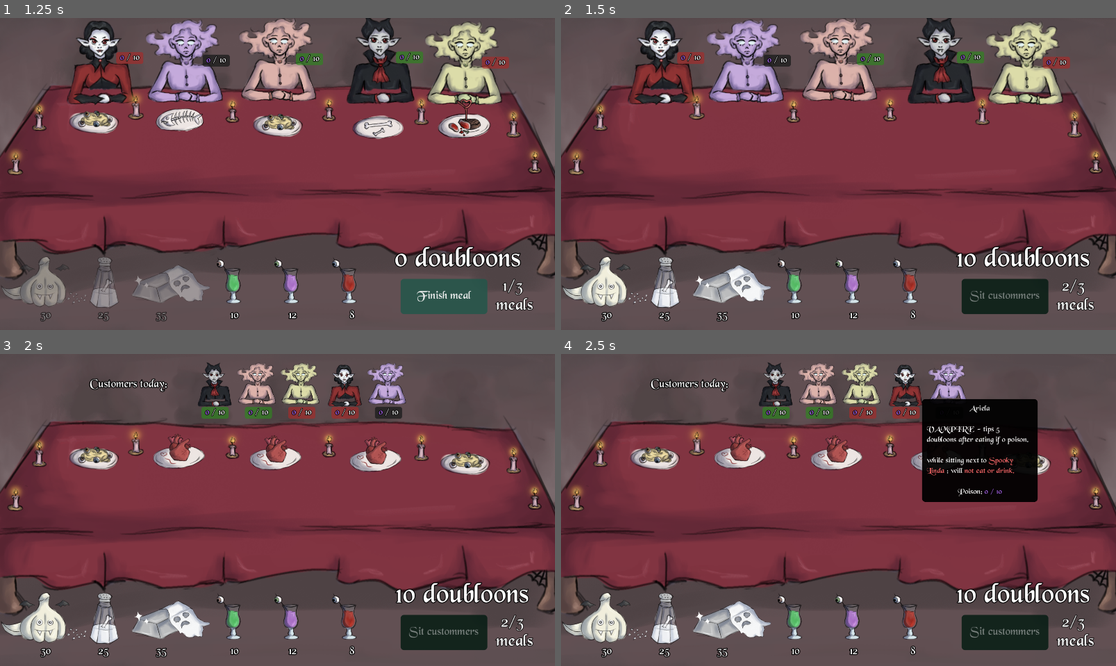
Above: before the commit, frames 1-4 (two rows, left to right).
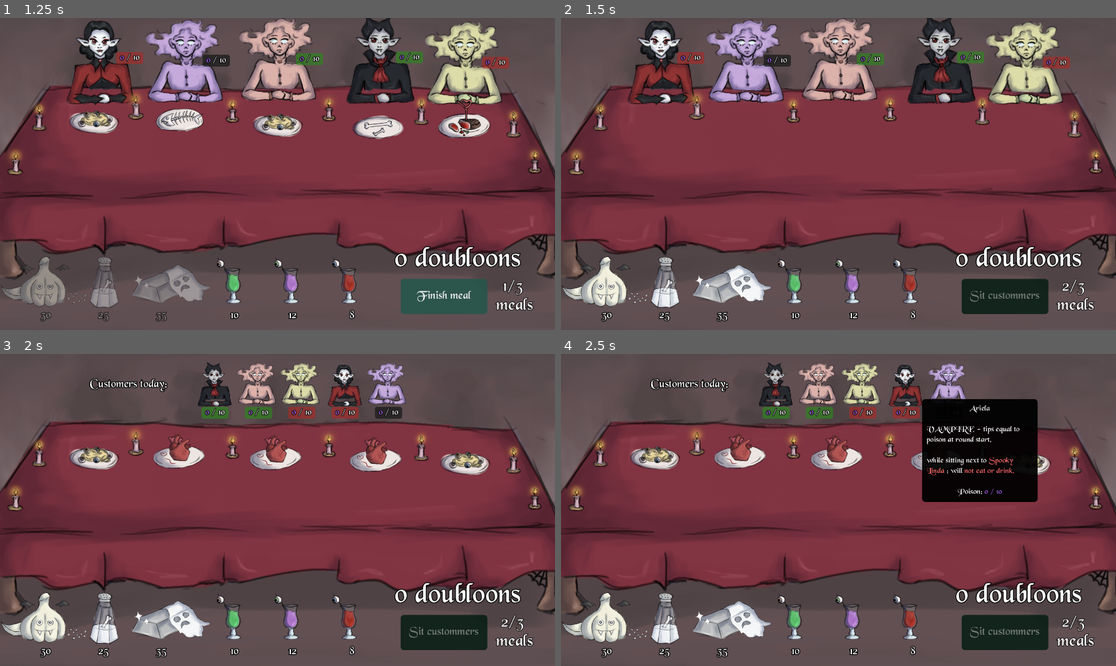
Above: after the commit, the same moments.

Repository: Henrique-Baumegger/godot-fims_food
Game: Godot game, scene res://scripts_and_scenes/main/main.tscn
Two runs of this game, one before a commit and one after it. Both use one fixed random seed, a clock stepped at 60 frames per second and the inputs below.
Inputs (mouse positions are in pixels of both pictures, inside the frame that each line leads up to):
- Up to frame 1 (1.25 s): click "Sit custommers" at 0.5 s
- Up to frame 2 (1.5 s): click "Finish meal" at 1.25 s
- Up to frame 3 (2 s): no input
- Up to frame 4 (2.5 s): move the mouse to (905, 382) at 2.02 s; click (905, 382) at 2.1 s

Frame 1 is identical in both runs. In frame 2, 0.9% of the frame differs, in the area x 71-96%, y 73-80%; in frame 3, 0.9%; in frame 4, 1.2%, in the area x 65-96%, y 23-80%.

Commit message:
3 classes abilities adjusted

Diff:
--- a/scripts_and_scenes/customer/customer.gd
+++ b/scripts_and_scenes/customer/customer.gd
@@ -19,9 +19,9 @@
 # enum are const
 enum Creatures {NONE, VAMPIRE, SKELETON, GHOST}
 const creature_type_description_BBCode : Dictionary[Creatures, String] ={
-	Creatures.GHOST : "[b]GHOST[/b] - tips 10 doubloons on round end if dead.",
-	Creatures.SKELETON : "[b]SKELETON[/b] — doubles its poison after eating.",
-	Creatures.VAMPIRE : "[b]VAMPIRE[/b] - tips 5 doubloons after eating if 0 poison."
+	Creatures.GHOST : "[b]GHOST[/b] - tips 15 doubloons on round end if dead.",
+	Creatures.SKELETON : "[b]SKELETON[/b] — doubles its poison after eating; tips 20 upon death",
+	Creatures.VAMPIRE : "[b]VAMPIRE[/b] - tips equal to poison at round start."
 	}
 
 const MAX_POISON_NOT_SET : int = -1
@@ -76,6 +76,8 @@
 
 @abstract func end_of_day_ability() ->void
 
+@abstract func upon_death_ability() -> void
+
 # CRT+C , CRT+V , uncomment
 #func start_of_round_ability() ->void:
 	#pass
@@ -94,6 +96,10 @@
 #
 #
 #func end_of_day_ability() ->void:
+	#pass
+#
+#
+#func upon_death_ability() ->void:
 	#pass
 #endregion
 
@@ -164,6 +170,7 @@
 		return false
 	if current_poison >= max_poison:
 		dead = true
+		upon_death_ability()
 		sprite_2d.texture = dead_textures_per_id[this_instance_id]
 		return true
 	return false
@@ -202,6 +209,12 @@
 		assert(cond, "Not all necessary export varibales of the customer parent class where set in the editor")
 
 
+func tips(amount : int)-> void:
+	gives_tip.emit(amount)
+	return
+
+
+
 func _set_name_and_texture() -> void:
 	this_instance_id = id_for_names_and_textures
 	id_for_names_and_textures = (id_for_names_and_textures+1) % names_per_id.size()
--- a/scripts_and_scenes/customer/ghost.gd
+++ b/scripts_and_scenes/customer/ghost.gd
@@ -2,7 +2,7 @@
 class_name Ghost
 
 
-const dead_tip_amount = 10
+const dead_tip_amount = 15
 
 
 func start_of_round_ability() ->void:
@@ -11,7 +11,7 @@
 
 func end_of_round_ability() ->void:
 	if dead:
-		gives_tip.emit(dead_tip_amount)
+		tips(dead_tip_amount)
 
 
 func after_eating_ability() ->void:
@@ -24,3 +24,7 @@
 
 func end_of_day_ability() ->void:
 	pass
+
+
+func upon_death_ability() -> void:
+	pass
--- a/scripts_and_scenes/customer/skeleton.gd
+++ b/scripts_and_scenes/customer/skeleton.gd
@@ -1,5 +1,8 @@
 extends Customer
 class_name Skeleton
+
+
+const upon_death_tip = 20
 
 
 func start_of_round_ability() ->void:
@@ -22,3 +25,7 @@
 
 func end_of_day_ability() ->void:
 	pass
+
+
+func upon_death_ability() -> void:
+	tips(upon_death_tip)
--- a/scripts_and_scenes/customer/skeleton.tscn
+++ b/scripts_and_scenes/customer/skeleton.tscn
@@ -20,7 +20,7 @@
 [node name="Customer" parent="." unique_id=1737731592 instance=ExtResource("1_6l7rs")]
 script = ExtResource("1_ybtii")
 creature_type = 2
-max_poison = 20
+max_poison = 30
 names_per_id = Array[String](["Sir calcium", "Ms. Sturdy", "Skulless lord", "Dead Steven", "Bob Bones"])
 alive_textures_per_id = Array[Texture2D]([ExtResource("2_27cea"), ExtResource("3_pqvvh"), ExtResource("2_jondo"), ExtResource("5_abggj"), ExtResource("6_abggj")])
 dead_textures_per_id = Array[Texture2D]([ExtResource("7_vcck5"), ExtResource("8_qcjxa"), ExtResource("9_ejfx8"), ExtResource("10_a5qyi"), ExtResource("11_pvdd6")])
--- a/scripts_and_scenes/customer/vampire.gd
+++ b/scripts_and_scenes/customer/vampire.gd
@@ -2,11 +2,11 @@
 class_name Vampire
 
 
-var poisonless_tip_amount = 5
-
-
 func start_of_round_ability() ->void:
-	pass
+	if dead:
+		return
+	if current_poison != 0:
+		tips(current_poison)
 
 
 func end_of_round_ability() ->void:
@@ -14,10 +14,7 @@
 
 
 func after_eating_ability() -> void:
-	if dead:
-		return
-	if current_poison == 0:
-		gives_tip.emit(poisonless_tip_amount)
+	pass
 
 
 func start_of_day_ability() ->void:
@@ -26,3 +23,7 @@
 
 func end_of_day_ability() ->void:
 	pass
+
+
+func upon_death_ability() -> void:
+	pass
